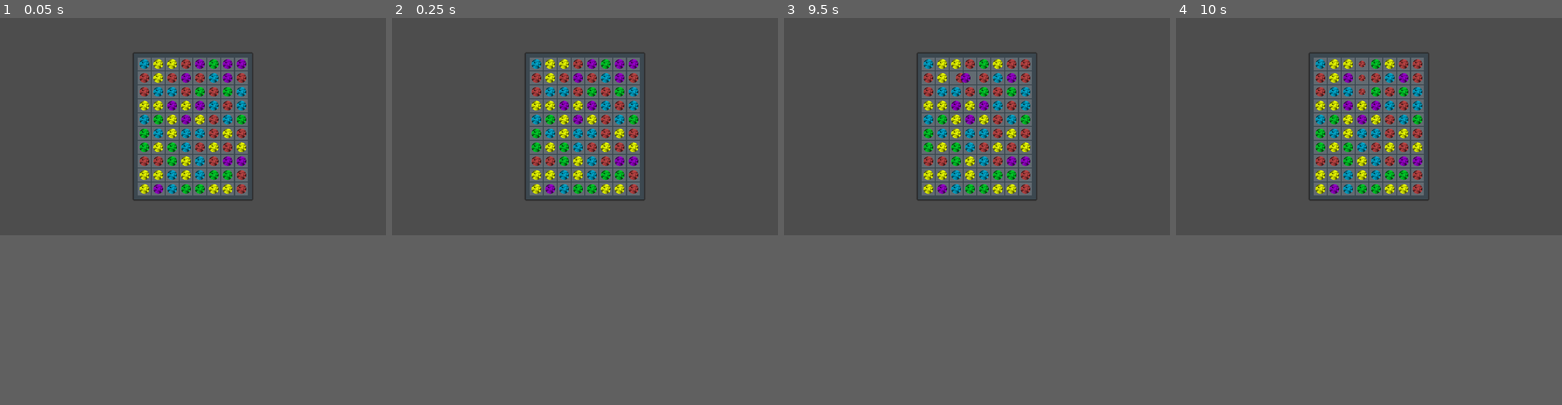
Above: before the commit, frames 1-4 (left to right).
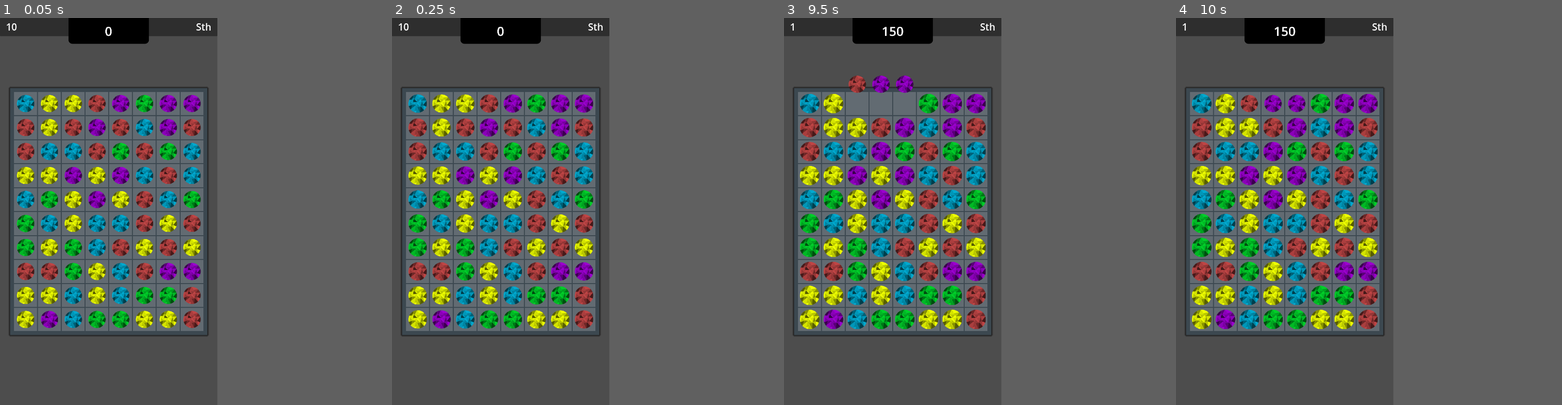
Above: after the commit, the same moments.

Repository: kuma-gee/holo-crush
Game: Godot game, scene res://src/game.tscn
The game is run twice, just before and just after one commit, with the same random seed, the same clock (stepped at 60 frames per second) and the same inputs. The engine's default icon, where the game draws it, is replaced by a stand-in: a white triangle on a blue panel in a dark square.
Inputs (mouse positions are in pixels of both pictures, inside the frame that each line leads up to):
- Up to frame 1 (0.05 s): no input
- Up to frame 2 (0.25 s): no input
- Up to frame 3 (9.5 s): tap Enter at 0.5 s; drag from (926, 64) to (1015, 79) at 0.52 s; drag from (942, 64) to (957, 168) at 1.27 s; move the mouse to (957, 64) at 2.02 s; tap Alt at 2.1, 5.1, 8.1 s; click (957, 64) at 2.17 s; tap Space at 2.75 s; drag from (969, 64) to (861, 95) at 2.77 s; drag from (984, 64) to (996, 126) at 3.52 s; drag from (996, 64) to (919, 72) at 4.27 s; move the mouse to (1011, 64) at 5.02 s; click (1011, 64) at 5.17 s; drag from (1027, 64) to (899, 137) at 5.77 s; drag from (926, 76) to (1015, 79) at 6.52 s; drag from (942, 76) to (957, 168) at 7.27 s; move the mouse to (957, 76) at 8.02 s; click (957, 76) at 8.17 s; drag from (969, 76) to (861, 95) at 8.77 s
- Up to frame 4 (10 s): move the mouse to (1484, 157) at 9.52 s; press the mouse at (1484, 157) at 9.53 s
The window is 799x449 before the commit and 450x800 after it. Grey fills any space a smaller window leaves; there, only what the larger window draws over its background counts as a difference.

The runs differ from the first frame. In frame 1, 36% of the frame differs, in the area x 0-66%, y 0-83%; in frame 2, 36%; in frame 3, 36%; in frame 4, 36%.

Commit message:
add turns + score + refresh

Diff:
--- a/godot/project.godot
+++ b/godot/project.godot
@@ -28,9 +28,10 @@
 
 [display]
 
-window/size/viewport_width=1920
-window/size/viewport_height=1080
-window/stretch/aspect="expand"
+window/size/viewport_width=1080
+window/size/viewport_height=1920
+window/stretch/mode="viewport"
+window/handheld/orientation=1
 
 [editor_plugins]
 
--- a/godot/src/game.gd
+++ b/godot/src/game.gd
@@ -2,8 +2,16 @@
 
 @export var input_blocker: Control
 
+@export var turns_label: Label
+@export var turns := 10
+
+@export var score_label: Label
+var score = 0
+
 func _ready():
 	input_blocker.hide()
+	turns_label.text = str(turns)
+	score_label.text = str(score)
 
 
 func _on_grid_processing():
@@ -11,4 +19,17 @@
 
 
 func _on_grid_processing_finished():
-	input_blocker.hide()
+	if turns > 0:
+		input_blocker.hide()
+
+
+func _on_grid_swapped():
+	turns -= 1
+	turns_label.text = str(turns)
+	if turns <= 0:
+		pass
+
+
+func _on_grid_scored(value):
+	score += value
+	score_label.text = str(score)
--- a/godot/src/game.tscn
+++ b/godot/src/game.tscn
@@ -1,49 +1,133 @@
-[gd_scene load_steps=6 format=3 uid="uid://di8g8e6s34cik"]
+[gd_scene load_steps=9 format=3 uid="uid://di8g8e6s34cik"]
 
+[ext_resource type="Theme" uid="uid://cvvavdkxk7llv" path="res://theme/theme.tres" id="1_f8tal"]
 [ext_resource type="Script" path="res://src/game.gd" id="1_vav6y"]
 [ext_resource type="PackedScene" uid="uid://diptf1fbeqwco" path="res://src/grid/slot.tscn" id="2_4abeq"]
 [ext_resource type="Script" path="res://src/grid/grid_ui.gd" id="2_gsofw"]
 [ext_resource type="Script" path="res://src/grid/match_grid.gd" id="4_egjxx"]
 
+[sub_resource type="StyleBoxFlat" id="StyleBoxFlat_3lwum"]
+bg_color = Color(0, 0, 0, 1)
+corner_radius_bottom_right = 20
+corner_radius_bottom_left = 20
+
+[sub_resource type="LabelSettings" id="LabelSettings_yxqsm"]
+font_size = 64
+
 [sub_resource type="StyleBoxFlat" id="StyleBoxFlat_ymwg1"]
 bg_color = Color(0.266667, 0.32549, 0.368627, 0.784314)
 shadow_size = 10
 
-[node name="Game" type="Control" node_paths=PackedStringArray("input_blocker")]
+[node name="Game" type="Control" node_paths=PackedStringArray("input_blocker", "turns_label", "score_label")]
 layout_mode = 3
 anchors_preset = 15
 anchor_right = 1.0
 anchor_bottom = 1.0
 grow_horizontal = 2
 grow_vertical = 2
+theme = ExtResource("1_f8tal")
 script = ExtResource("1_vav6y")
-input_blocker = NodePath("CenterContainer/MarginContainer/MarginContainer2/InputBlocker")
+input_blocker = NodePath("CenterContainer/AspectRatioContainer/MarginContainer/MarginContainer2/InputBlocker")
+turns_label = NodePath("PanelContainer/MarginContainer/HBoxContainer/Label2")
+score_label = NodePath("MarginContainer/PanelContainer/MarginContainer/Label")
 
-[node name="CenterContainer" type="CenterContainer" parent="."]
+[node name="PanelContainer" type="PanelContainer" parent="."]
+layout_mode = 1
+anchors_preset = 10
+anchor_right = 1.0
+offset_bottom = 90.0
+grow_horizontal = 2
+
+[node name="MarginContainer" type="MarginContainer" parent="PanelContainer"]
+layout_mode = 2
+theme_override_constants/margin_left = 30
+theme_override_constants/margin_top = 10
+theme_override_constants/margin_right = 30
+theme_override_constants/margin_bottom = 10
+
+[node name="HBoxContainer" type="HBoxContainer" parent="PanelContainer/MarginContainer"]
+layout_mode = 2
+size_flags_vertical = 0
+
+[node name="Label2" type="Label" parent="PanelContainer/MarginContainer/HBoxContainer"]
+layout_mode = 2
+size_flags_vertical = 0
+text = "Turns"
+
+[node name="Control" type="Control" parent="PanelContainer/MarginContainer/HBoxContainer"]
+layout_mode = 2
+size_flags_horizontal = 3
+
+[node name="Label3" type="Label" parent="PanelContainer/MarginContainer/HBoxContainer"]
+layout_mode = 2
+size_flags_vertical = 0
+text = "Sth"
+
+[node name="MarginContainer" type="MarginContainer" parent="."]
+layout_mode = 1
+anchors_preset = 5
+anchor_left = 0.5
+anchor_right = 0.5
+offset_left = -373.0
+offset_right = 373.0
+offset_bottom = 111.0
+grow_horizontal = 2
+size_flags_horizontal = 3
+
+[node name="PanelContainer" type="PanelContainer" parent="MarginContainer"]
+custom_minimum_size = Vector2(400, 0)
+layout_mode = 2
+size_flags_horizontal = 4
+theme_override_styles/panel = SubResource("StyleBoxFlat_3lwum")
+
+[node name="MarginContainer" type="MarginContainer" parent="MarginContainer/PanelContainer"]
+layout_mode = 2
+theme_override_constants/margin_left = 50
+theme_override_constants/margin_top = 20
+theme_override_constants/margin_right = 50
+theme_override_constants/margin_bottom = 20
+
+[node name="Label" type="Label" parent="MarginContainer/PanelContainer/MarginContainer"]
+layout_mode = 2
+size_flags_horizontal = 3
+text = "Score"
+label_settings = SubResource("LabelSettings_yxqsm")
+horizontal_alignment = 1
+
+[node name="CenterContainer" type="MarginContainer" parent="."]
 layout_mode = 1
 anchors_preset = 15
 anchor_right = 1.0
 anchor_bottom = 1.0
 grow_horizontal = 2
 grow_vertical = 2
+theme_override_constants/margin_left = 50
+theme_override_constants/margin_top = 0
+theme_override_constants/margin_right = 50
+theme_override_constants/margin_bottom = 0
 
-[node name="MarginContainer" type="PanelContainer" parent="CenterContainer"]
+[node name="AspectRatioContainer" type="AspectRatioContainer" parent="CenterContainer"]
+layout_mode = 2
+size_flags_vertical = 3
+ratio = 0.8
+
+[node name="MarginContainer" type="PanelContainer" parent="CenterContainer/AspectRatioContainer"]
 layout_mode = 2
 theme_override_styles/panel = SubResource("StyleBoxFlat_ymwg1")
 
-[node name="MarginContainer2" type="MarginContainer" parent="CenterContainer/MarginContainer"]
+[node name="MarginContainer2" type="MarginContainer" parent="CenterContainer/AspectRatioContainer/MarginContainer"]
 layout_mode = 2
 theme_override_constants/margin_left = 20
 theme_override_constants/margin_top = 20
 theme_override_constants/margin_right = 20
 theme_override_constants/margin_bottom = 20
 
-[node name="Data" type="Node" parent="CenterContainer/MarginContainer/MarginContainer2"]
+[node name="Data" type="Node" parent="CenterContainer/AspectRatioContainer/MarginContainer/MarginContainer2"]
 script = ExtResource("4_egjxx")
 width = 8
 height = 10
 
-[node name="Grid" type="GridContainer" parent="CenterContainer/MarginContainer/MarginContainer2" node_paths=PackedStringArray("data", "pieces_root")]
+[node name="Grid" type="GridContainer" parent="CenterContainer/AspectRatioContainer/MarginContainer/MarginContainer2" node_paths=PackedStringArray("data", "pieces_root")]
 layout_mode = 2
 theme_override_constants/h_separation = 5
 theme_override_constants/v_separation = 5
@@ -51,13 +135,15 @@
 slot_scene = ExtResource("2_4abeq")
 data = NodePath("../Data")
 pieces = Array[int]([0, 1, 2, 3, 4])
-pieces_root = NodePath("../../../../Field")
+pieces_root = NodePath("../../../../../Field")
 
-[node name="InputBlocker" type="Control" parent="CenterContainer/MarginContainer/MarginContainer2"]
+[node name="InputBlocker" type="Control" parent="CenterContainer/AspectRatioContainer/MarginContainer/MarginContainer2"]
 layout_mode = 2
 
 [node name="Field" type="Node2D" parent="."]
 y_sort_enabled = true
 
-[connection signal="processing" from="CenterContainer/MarginContainer/MarginContainer2/Grid" to="." method="_on_grid_processing"]
-[connection signal="processing_finished" from="CenterContainer/MarginContainer/MarginContainer2/Grid" to="." method="_on_grid_processing_finished"]
+[connection signal="processing" from="CenterContainer/AspectRatioContainer/MarginContainer/MarginContainer2/Grid" to="." method="_on_grid_processing"]
+[connection signal="processing_finished" from="CenterContainer/AspectRatioContainer/MarginContainer/MarginContainer2/Grid" to="." method="_on_grid_processing_finished"]
+[connection signal="scored" from="CenterContainer/AspectRatioContainer/MarginContainer/MarginContainer2/Grid" to="." method="_on_grid_scored"]
+[connection signal="swapped" from="CenterContainer/AspectRatioContainer/MarginContainer/MarginContainer2/Grid" to="." method="_on_grid_swapped"]
--- a/godot/src/grid/grid_ui.gd
+++ b/godot/src/grid/grid_ui.gd
@@ -2,6 +2,8 @@
 
 signal processing
 signal processing_finished
+signal swapped
+signal scored(value)
 
 signal match_finished
 signal collapse_finished
@@ -29,6 +31,9 @@
 
 var queue = []
 var is_processing_queue = false
+var combo = 0
+var default_score_value = 50
+var special_multiplier = 2
 
 var moving = []
 var matches = []
@@ -44,12 +49,10 @@
 func _ready():
 	get_tree().get_root().size_changed.connect(_update_slots)
 
-#	if data.debug:
-#		processing_finished.connect(func(): queue.append(func(): _refresh_slots()))
-
 	_init_slots()
 	data.created.connect(func(): queue.append(_create_pieces))
 	data.swapped.connect(func(pos, dest):
+		swapped.emit()
 		queue.append(func():
 			var slot = _get_slot(pos)
 			var other = _get_slot(dest)
@@ -125,9 +128,11 @@
 
 func _process_queue():
 	if queue.size() == 0:
+		combo = 0
 		logger.debug("Process done")
 		is_processing_queue = false
 		processing_finished.emit()
+		_refresh_slots(true)
 		return
 
 	var fn = queue.pop_front() as Callable
@@ -139,23 +144,38 @@
 	var scene = PIECE_MAP[piece]
 	var node = scene.instantiate()
 	pieces_root.add_child(node)
+	node.type = piece
 	return node
 
 #################
 # Queue Actions #
 #################
 
-func _refresh_slots():
-	logger.debug("Starting Refresh after refill")
+func _refresh_slots(only_changed = false):
+	if only_changed:
+		logger.debug("Trying to refresh invalid pieces")
+	else:
+		logger.debug("Starting Refresh after refill")
 
 	var called = {}
+
 	for y in range(data.height):
 		for x in range(data.width):
 			var pos = Vector2i(x, y)
 			var type = data.get_value(x, y)
 			var special = data.get_special_type(pos)
-
 			var slot = _get_slot(pos)
+
+			if only_changed:
+				if slot.piece.type != type:
+					logger.debug("Pos %s has a different value: %s, %s" % [pos, slot.piece.type, type])
+					var node = _spawn_piece(type)
+					node.hide()
+					if special != null:
+						node.change_to(special)
+					slot.replace(node)
+				continue
+
 			if special != null:
 				continue
 
@@ -169,8 +189,9 @@
 					refresh_finished.emit()
 			)
 
-	logger.debug("Waiting for refresh")
-	await refresh_finished
+	if not only_changed:
+		logger.debug("Waiting for refresh")
+		await refresh_finished
 
 func _create_pieces():
 	logger.debug("Creating initial pieces")
@@ -181,6 +202,7 @@
 			var piece = data.get_value(pos.x, pos.y)
 			var slot = _get_slot(pos)
 			slot.piece = _spawn_piece(piece)
+			slot.piece.spawn()
 			slot.capture()
 
 func _fill_pieces(fills):
@@ -225,6 +247,8 @@
 	await collapse_finished
 
 func _remove_matched(matched: Array, special_matches: Array):
+	combo += 1
+
 	var called = {}
 	var done = {}
 
@@ -254,12 +278,14 @@
 			var slot = _get_slot(pos) as Slot
 			slot.move_match(target)
 			slot.match_done.connect(func(): counter_fn.call(pos))
+			scored.emit(default_score_value * combo)
 
 		if not dest in all_matched:
 			called[dest] = 0
 			var piece = _spawn_piece(val)
 			target.change_special(type, piece)
 			target.change_done.connect(func(): counter_fn.call(dest))
+			scored.emit(default_score_value * combo * special_multiplier)
 		else:
 			pass # TODO: activate created special immediately
 
@@ -268,6 +294,7 @@
 		var slot = _get_slot(p) as Slot
 		slot.matched()
 		slot.match_done.connect(func(): counter_fn.call(p))
+		scored.emit(default_score_value * combo)
 
 	logger.debug("Waiting for %s" % [called.keys()])
 	await match_finished
--- a/godot/src/grid/slot.tscn
+++ b/godot/src/grid/slot.tscn
@@ -4,7 +4,6 @@
 [ext_resource type="Script" path="res://src/grid/SwipeControl.gd" id="2_arkt7"]
 
 [node name="Slot" type="Control"]
-custom_minimum_size = Vector2(64, 64)
 layout_mode = 3
 anchors_preset = 0
 offset_right = 40.0
--- a/godot/theme/theme.tres
+++ b/godot/theme/theme.tres
@@ -1,10 +1,8 @@
-[gd_resource type="Theme" load_steps=3 format=3 uid="uid://cvvavdkxk7llv"]
-
-[ext_resource type="FontFile" uid="uid://bukm1wrpd0nn7" path="res://theme/jackeyfont.ttf" id="1_qcbe6"]
+[gd_resource type="Theme" load_steps=2 format=3 uid="uid://cvvavdkxk7llv"]
 
 [sub_resource type="StyleBoxFlat" id="1"]
 bg_color = Color(0, 0, 0, 1)
 
 [resource]
-default_font = ExtResource("1_qcbe6")
+default_font_size = 48
 Button/styles/normal = SubResource("1")
